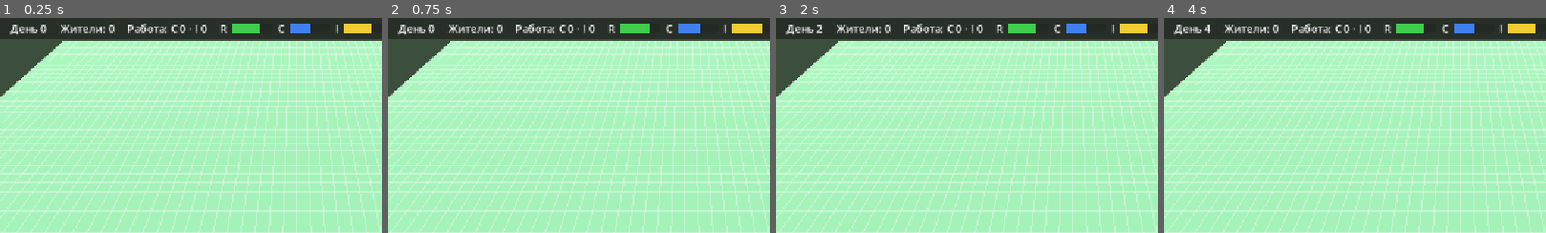
Above: before the commit, frames 1-4 (left to right).
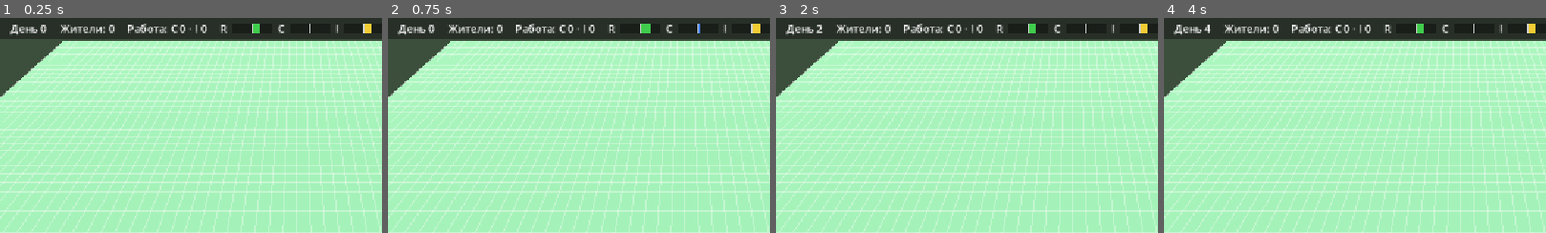
Above: after the commit, the same moments.

Repository: OmakJack/mygame
Game: Godot game, scene res://scenes/main.tscn
Two runs of this game, one before a commit and one after it. Both use one fixed random seed, a clock stepped at 60 frames per second and the inputs below.
Inputs:
- Up to frame 1 (0.25 s): no input
- Up to frame 2 (0.75 s): click "−" at 0.5 s
- Up to frame 3 (2 s): click "+" at 1.25 s
- Up to frame 4 (4 s): click "Пауза" at 2 s; click "×1" at 2.75 s; click "×3" at 3.5 s
The pictures show only the part of the screen within x 11-61%, y 0-50%; the shares and areas given below are measured in that part.

The runs differ from the first frame. In frame 1, 0.7% of the frame differs, in the area x 60-96%, y 2-8%; in frame 2, 0.8%, in the area x 60-98%, y 2-8%; in frame 3, 0.7%; in frame 4, 0.7%.

Commit message:
Правки по ревью Argon 004, MVP закрыт
Co-Authored-By: Claude Opus 5.5 <noreply@anthropic.com>

Diff:
--- a/scripts/autoload/sim_clock.gd
+++ b/scripts/autoload/sim_clock.gd
@@ -13,6 +13,11 @@
 ## Скорость до паузы — к ней возвращаемся по Пробелу.
 var _speed_before_pause: int = 1
 var _accumulator: float = 0.0
+
+
+func _ready() -> void:
+	# Новая карта — начинаем отсчёт тика заново.
+	Events.grid_reset.connect(func() -> void: _accumulator = 0.0)
 
 
 func _process(delta: float) -> void:
--- a/scripts/simulation/economy.gd
+++ b/scripts/simulation/economy.gd
@@ -1,7 +1,8 @@
 class_name Economy
 extends RefCounted
 ## Деньги: цены, налоги, содержание. Единственное место изменения GameState.money —
-## spend() при строительстве и apply_day() в тике.
+## spend() при строительстве и apply_day() в тике. Прогноз income/expenses на день
+## считает simulation.gd вместе со статистикой.
 
 const START_MONEY: int = 2000
 ## Цены за реально изменённую клетку. Снос и снятие зоны — бесплатно.
@@ -37,9 +38,6 @@
 	return roundi(road_cells * ROAD_UPKEEP)
 
 
-## Начисляет доход и списывает расходы за день; записывает их в GameState для UI.
+## Начисляет доход и списывает расходы за день по прогнозу в GameState.
 static func apply_day() -> void:
-	var jobs: int = GameState.jobs_commercial + GameState.jobs_industrial
-	GameState.income = daily_income(GameState.population, jobs, GameState.tax_rate)
-	GameState.expenses = daily_expenses(GameState.grid.road_cells.size())
 	GameState.money += GameState.income - GameState.expenses
--- a/scripts/simulation/simulation.gd
+++ b/scripts/simulation/simulation.gd
@@ -104,3 +104,6 @@
 	GameState.demand_r = Demand.residential(population, jobs_commercial, jobs_industrial, tax_rate)
 	GameState.demand_c = Demand.commercial(population, jobs_commercial, tax_rate)
 	GameState.demand_i = Demand.industrial(population, jobs_industrial, tax_rate)
+	# Прогноз денег на день — тоже здесь, чтобы UI видел его сразу (и на паузе).
+	GameState.income = Economy.daily_income(population, jobs_commercial + jobs_industrial, tax_rate)
+	GameState.expenses = Economy.daily_expenses(GameState.grid.road_cells.size())
--- a/scripts/tools/build_tool.gd
+++ b/scripts/tools/build_tool.gd
@@ -59,6 +59,11 @@
 func _ready() -> void:
 	cursor.set_color(CURSOR_COLORS[mode])
 	Events.tool_requested.connect(func(requested: int) -> void: _set_mode(requested as Mode))
+	# Деньги могли измениться на тике, пока мышь стоит, — обновляем превью.
+	Events.stats_changed.connect(func() -> void:
+		if _dragging:
+			_update_drag(_drag_end))
+	Events.grid_reset.connect(_end_drag)
 
 
 static func cost_of(tool_mode: Mode) -> int:
--- /dev/null
+++ b/scripts/ui/demand_bar.gd
@@ -0,0 +1,37 @@
+class_name DemandBar
+extends Control
+## Полоска спроса от центра: вправо цветом зоны при спросе > 0, влево тусклым при < 0.
+## Посередине — риска нуля. Пустая полоска = рост стоит.
+
+const BACKGROUND := Color(0.0, 0.0, 0.0, 0.35)
+const ZERO_MARK := Color(1.0, 1.0, 1.0, 0.8)
+## Насколько тусклее рисуется нехватка спроса.
+const NEGATIVE_DIM: float = 0.55
+
+## Цвет зоны.
+var color: Color = Color.WHITE:
+	set(value):
+		color = value
+		queue_redraw()
+## Спрос в [−1, 1].
+var value: float = 0.0:
+	set(new_value):
+		value = clampf(new_value, -1.0, 1.0)
+		queue_redraw()
+
+
+func _init() -> void:
+	custom_minimum_size = Vector2(60, 14)
+	mouse_filter = Control.MOUSE_FILTER_PASS
+
+
+func _draw() -> void:
+	var rect := Rect2(Vector2.ZERO, size)
+	draw_rect(rect, BACKGROUND)
+	var center: float = size.x * 0.5
+	var width: float = center * absf(value)
+	if value > 0.0:
+		draw_rect(Rect2(center, 0.0, width, size.y), color)
+	elif value < 0.0:
+		draw_rect(Rect2(center - width, 0.0, width, size.y), color.darkened(NEGATIVE_DIM))
+	draw_rect(Rect2(center - 1.0, 0.0, 2.0, size.y), ZERO_MARK)
--- a/scripts/ui/hud.gd
+++ b/scripts/ui/hud.gd
@@ -27,7 +27,7 @@
 
 var _tool_buttons: Dictionary[int, Button] = {}
 var _speed_buttons: Dictionary[int, Button] = {}
-var _demand_bars: Array[ProgressBar] = []
+var _demand_bars: Array[DemandBar] = []
 var _current_tool: int = BuildTool.Mode.NONE
 
 
@@ -48,6 +48,8 @@
 func _refresh_stats() -> void:
 	var balance: int = GameState.income - GameState.expenses
 	%MoneyLabel.text = "$%d (%+d/день)" % [GameState.money, balance]
+	%MoneyLabel.tooltip_text = "Доход: +$%d/день
+Содержание дорог: −$%d/день" % [GameState.income, GameState.expenses]
 	if GameState.money < 0:
 		%MoneyLabel.add_theme_color_override(&"font_color", DEBT_COLOR)
 	else:
@@ -56,6 +58,8 @@
 	%PopLabel.text = "Жители: %d" % GameState.population
 	%JobsLabel.text = "Работа: C %d · I %d" % [GameState.jobs_commercial, GameState.jobs_industrial]
 	%TaxLabel.text = "Налог %d%%" % GameState.tax_rate
+	%TaxDown.disabled = GameState.tax_rate <= Economy.MIN_TAX_RATE
+	%TaxUp.disabled = GameState.tax_rate >= Economy.MAX_TAX_RATE
 	var demands: Array[float] = [GameState.demand_r, GameState.demand_c, GameState.demand_i]
 	for i: int in _demand_bars.size():
 		_demand_bars[i].value = demands[i]
@@ -67,16 +71,9 @@
 		var label := Label.new()
 		label.text = entry.name
 		%Demand.add_child(label)
-		var bar := ProgressBar.new()
-		bar.min_value = -1.0
-		bar.max_value = 1.0
-		bar.step = 0.01
-		bar.show_percentage = false
-		bar.custom_minimum_size = Vector2(60, 14)
+		var bar := DemandBar.new()
+		bar.color = entry.color
 		bar.size_flags_vertical = Control.SIZE_SHRINK_CENTER
-		var fill := StyleBoxFlat.new()
-		fill.bg_color = entry.color
-		bar.add_theme_stylebox_override(&"fill", fill)
 		%Demand.add_child(bar)
 		_demand_bars.append(bar)
 
Not shown, added: scripts/ui/demand_bar.gd.uid
Not shown, changed: docs/ARCHITECTURE.md
Not shown, changed: docs/CHANGELOG.md
Not shown, added: docs/collab/decisions/004-review-phase-5-mvp.md
